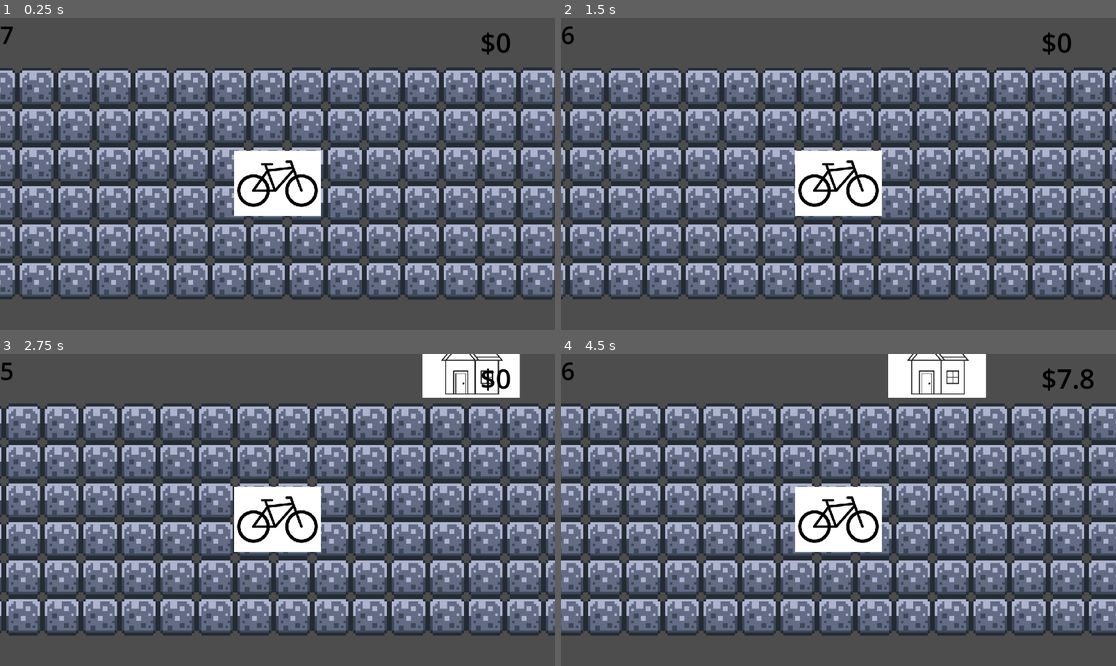
Above: before the commit, frames 1-4 (two rows, left to right).
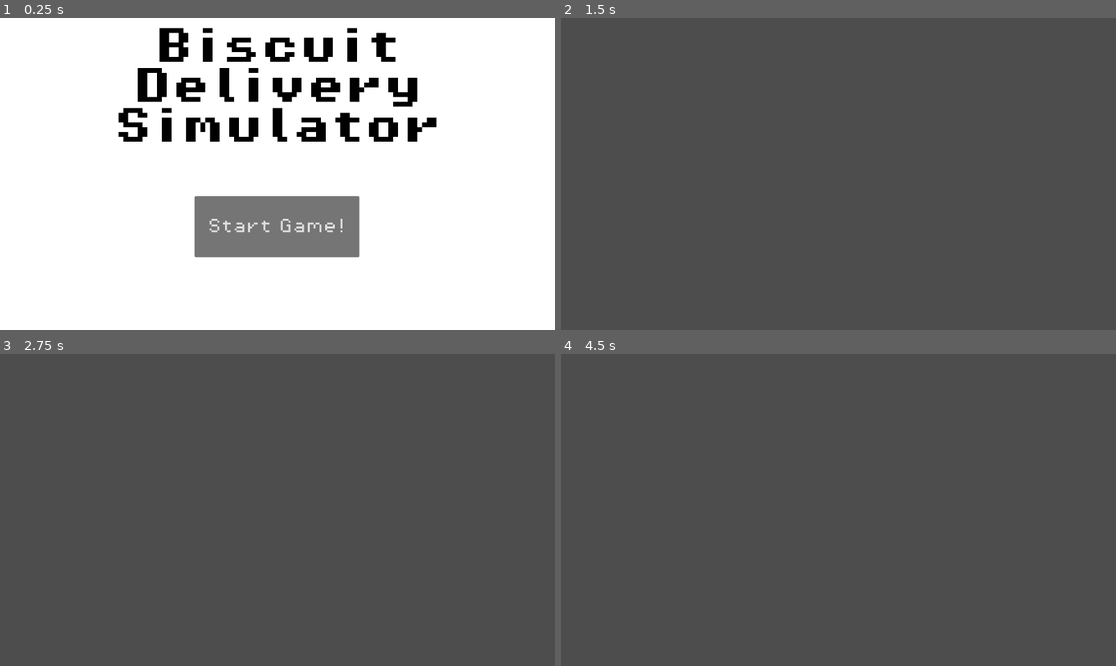
Above: after the commit, the same moments.

Repository: andreaTheCoder/brackeysgamejam
Game: Godot game, scene res://scenes/game.tscn
Same seed, same stepped clock (60 frames per second), same inputs: the game is played once before the commit and once after it.
Inputs (mouse positions are in pixels of both pictures, inside the frame that each line leads up to):
- Up to frame 1 (0.25 s): no input
- Up to frame 2 (1.5 s): click (838, 227) at 0.5 s, where only the run after the commit has a clickable "Start Game!"; hold Right (forward) from 1.28 s (still down); hold Space (button) from 1.28 s (still down)
- Up to frame 3 (2.75 s): release Right (forward) at 2.03 s; release Space (button) at 2.03 s; hold Left (backward) from 2.03 s (still down); tap Space (button) at 2.1 s
- Up to frame 4 (4.5 s): release Left (backward) at 2.78 s; hold Shift (deliver) 2.78-3.53 s; hold Right (forward) 2.78-4.28 s; tap Space (button) at 3.05, 3.6 s; hold Left (backward) from 4.28 s (still down); hold Space (button) from 4.28 s (still down)

The runs differ from the first frame. In frame 1, 96% of the frame differs, in the area x 0-100%, y 0-100%; in frame 2, 61%; in frame 3, 63%; in frame 4, 63%.
Error after the commit: Cannot call method 'get_root' on a null value. (res://scripts/target_house.gd:5)

Commit message:
start screen
shows up, but doesnt work when start button is pressed

Diff:
--- /dev/null
+++ b/scenes/start_screen.tscn
@@ -0,0 +1,53 @@
+[gd_scene load_steps=4 format=3 uid="uid://bv8437dil3uww"]
+
+[ext_resource type="Script" uid="uid://bfvddbfj7ixi2" path="res://start_screen.gd" id="1_he1sj"]
+[ext_resource type="FontFile" uid="uid://cly85sjrqbosg" path="res://assets/brackeys_platformer_assets 2/fonts/PixelOperator8-Bold.ttf" id="2_r2jwc"]
+[ext_resource type="FontFile" uid="uid://cp367s27734md" path="res://assets/brackeys_platformer_assets 2/fonts/PixelOperator8.ttf" id="3_hm208"]
+
+[node name="start_screen" type="Node2D"]
+script = ExtResource("1_he1sj")
+
+[node name="Polygon2D" type="Polygon2D" parent="."]
+position = Vector2(115.109, -271.267)
+scale = Vector2(4.03216, 6.61986)
+polygon = PackedVector2Array(-52, 25.7255, 743, 25.098, 738, 355.137, -49, 356.392)
+
+[node name="CanvasLayer" type="CanvasLayer" parent="."]
+
+[node name="Label" type="Label" parent="CanvasLayer"]
+anchors_preset = 8
+anchor_left = 0.5
+anchor_top = 0.5
+anchor_right = 0.5
+anchor_bottom = 0.5
+offset_left = -1470.0
+offset_top = -303.0
+offset_right = 1470.0
+offset_bottom = 303.0
+grow_horizontal = 2
+grow_vertical = 2
+size_flags_horizontal = 4
+theme_override_colors/font_color = Color(0, 0, 0, 1)
+theme_override_fonts/font = ExtResource("2_r2jwc")
+theme_override_font_sizes/font_size = 80
+text = "Biscuit
+Delivery
+Simulator"
+horizontal_alignment = 1
+autowrap_mode = 2
+
+[node name="Control" type="Control" parent="."]
+layout_mode = 3
+anchors_preset = 0
+offset_right = 40.0
+offset_bottom = 40.0
+
+[node name="Button" type="Button" parent="Control"]
+layout_mode = 0
+offset_left = 404.0
+offset_top = 370.0
+offset_right = 746.0
+offset_bottom = 497.0
+theme_override_fonts/font = ExtResource("3_hm208")
+theme_override_font_sizes/font_size = 32
+text = "Start Game!"
--- a/scripts/game_manager.gd
+++ b/scripts/game_manager.gd
@@ -1,4 +1,6 @@
 extends Node
+
+const START_SCREEN = preload("res://scenes/start_screen.tscn")
 
 @onready var timer: Timer = $"../UI elements/time label/Timer"
 @onready var time_label: Label = $"../UI elements/time label"
@@ -13,6 +15,7 @@
 var time_remaining
 
 func _ready() -> void:
+	get_tree().change_scene_to_packed(START_SCREEN)
 	start_delivery(house_distance)
 
 func _process(_delta: float) -> void:
--- /dev/null
+++ b/start_screen.gd
@@ -0,0 +1,17 @@
+extends Node2D
+
+const GAME = preload("res://scenes/game.tscn")
+var game_scene:PackedScene = load("res://scenes/game.tscn")
+@onready var button: Button = $Control/Button
+
+# Called when the node enters the scene tree for the first time.
+func _ready() -> void:
+	button.pressed.connect(_button_pressed)
+
+func _button_pressed():
+	print("Starting Biscuit Delivery!")
+	get_tree().change_scene_to_packed(game_scene)
+
+func _process(_delta: float) -> void:
+	if Input.is_action_pressed("button"):
+		get_tree().change_scene_to_packed(game_scene)
Not shown, added: start_screen.gd.uid
